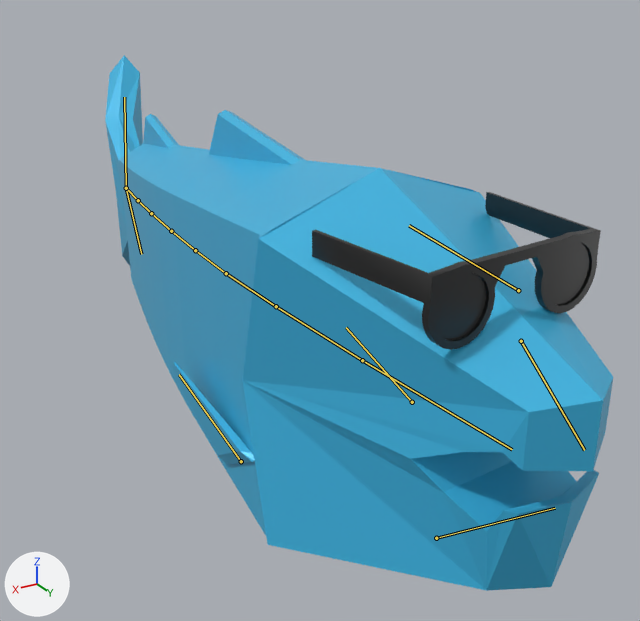
The Blender file scenes/entities/fish.blend, before and after one commit.
The view is the same before and after, from a camera (50 mm lens) standing at (1.94, 5.07, 1.77) and looking at (-0.55, 0.92, -0.31). The lights are fixed; the arrows at lower left show +X, +Y and +Z. The older version comes first. Both versions are drawn at frame 13 of the action 'Idle'; the numbers are the values there. The bones that bend it are drawn over the model as lines.

Objects in the first picture: 'Fish', 'Glasses'.
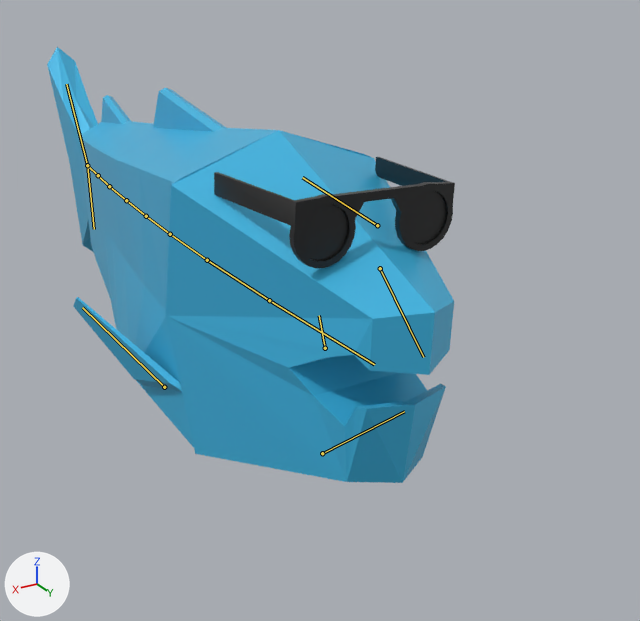
What differs and where, as boxes [x1, y1, x2, y2] in the pictures (640 x 621 px):
'Fish', posed (20% narrower, 19% shorter)
    before: [105, 55, 613, 591]
    after: [47, 47, 454, 483]
'Glasses', posed (17% narrower, 30% shorter)
    before: [312, 192, 601, 350]
    after: [214, 157, 455, 268]
bone 'Center Back', root to tip
    before: (226, 273) to (195, 250)
    after: (170, 234) to (146, 216)
bone 'Tail Fin Top', root to tip
    before: (126, 188) to (124, 97)
    after: (87, 165) to (66, 84)
bone 'Tail Fin Bottom', root to tip
    before: (126, 188) to (141, 254)
    after: (87, 165) to (94, 229)
bone 'Center', root to tip
    before: (226, 273) to (276, 306)
    after: (170, 234) to (207, 260)
bone 'Forward', root to tip
    before: (276, 306) to (362, 360)
    after: (207, 260) to (269, 300)
bone 'Head', root to tip
    before: (362, 360) to (512, 449)
    after: (269, 300) to (374, 364)
bone 'Fin L', root to tip
    before: (412, 402) to (346, 327)
    after: (325, 348) to (319, 315)
bone 'Fin R', root to tip
    before: (241, 461) to (179, 374)
    after: (164, 387) to (82, 307)

The change in detail:
Bone 'Center Back' (bone_center_back) moves from (0.0, -0.817, 0.0) to (0.0, 0.0, 0.0).
Bone 'Tail Fin Top' (bone_tail_fin_top) turns from (-1, -20, 10) to (2, -3, -3) degrees about its own x, y and z.
Bone 'Tail Fin Bottom' (bone_tail_fin_bottom) turns from (2, 20, 11) to (1, 0, 5) degrees about its own x, y and z.
Bone 'Center' (bone_center) moves from (0.0, 0.817, 0.0) to (0.0, 0.0, 0.0).
Bone 'Center' (bone_center) turns from (0, 0, 1) to (0, 0, 0) degrees about its own x, y and z.
Bone 'Forward' (bone_forward) turns from (0, 0, 1) to (0, -2, 1) degrees about its own x, y and z.
Bone 'Head' (bone_head) turns from (0, 0, 1) to (0, -2, 1) degrees about its own x, y and z.
Bone 'Fin L' (bone_fin_l) turns from (0, 0, 0) to (0, 0, 36) degrees about its own x, y and z.
Bone 'Fin R' (bone_fin_r) turns from (0, 0, 0) to (0, 0, -29) degrees about its own x, y and z.
